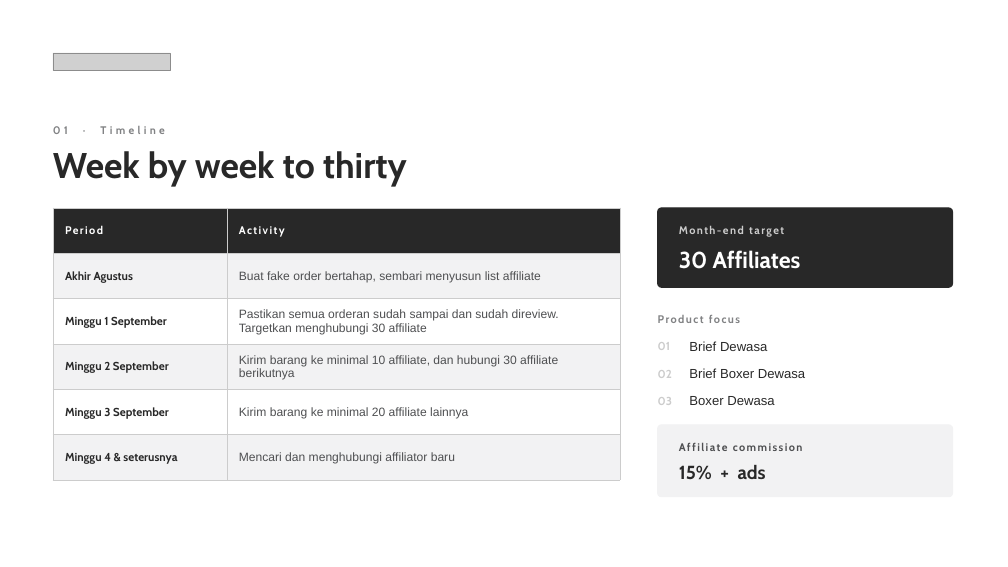
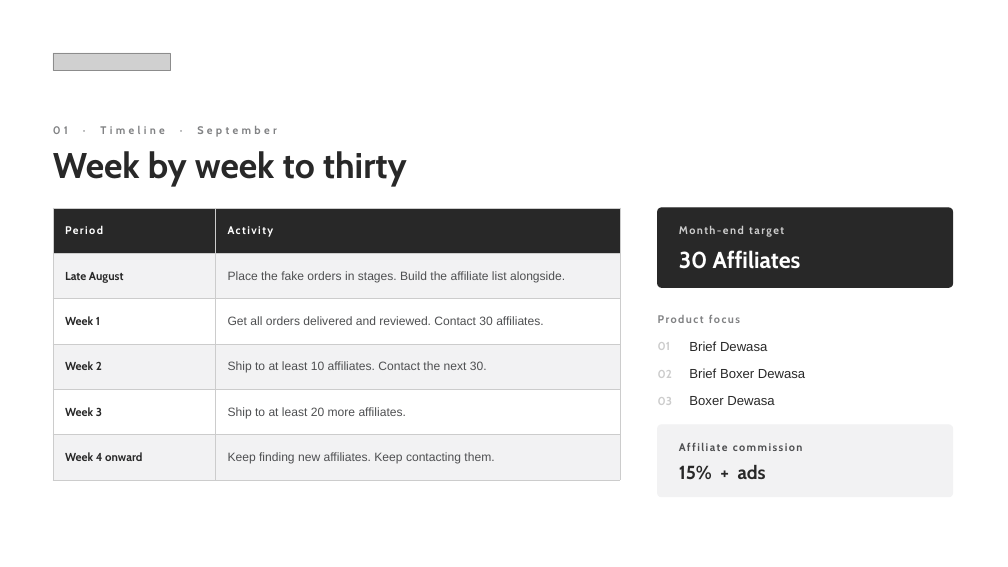
Before and after one commit to aslihabnuri/Dom-Manipulation, a slide deck: slide 2 of toni-black/presentation/ToniBlack_Timeline_Budget.pptx. Drawn at 1008x567 pixels with LibreOffice and Linux fonts; fonts in the diff are those of the drawing; grey boxes stand for pictures. Boxes give left, top, right and bottom in pixels: in the first picture for what was removed or moved away, otherwise in the second. Text is boxed around its words. In the diff, an @@ line names an element or a change of style, - is before the commit and + after.

```diff
--- a/toni-black/presentation/ToniBlack_Timeline_Budget.pptx
+++ b/toni-black/presentation/ToniBlack_Timeline_Budget.pptx
@@ text at <box>53,126,277,137</box>: text changed @@
-01 · Timeline
+01 · Timeline · September
@@ table at <box>53,208,620,468</box> @@
-row 2, column 1: Akhir Agustus
+row 2, column 1: Late August
-row 2, column 2: Buat fake order bertahap, sembari menyusun list affiliate
+row 2, column 2: Place the fake orders in stages. Build the affiliate list alongside.
-row 3, column 1: Minggu 1 September
+row 3, column 1: Week 1
-row 3, column 2: Pastikan semua orderan sudah sampai dan sudah direview. Targetkan menghubungi 30 affiliate
+row 3, column 2: Get all orders delivered and reviewed. Contact 30 affiliates.
-row 4, column 1: Minggu 2 September
+row 4, column 1: Week 2
-row 4, column 2: Kirim barang ke minimal 10 affiliate, dan hubungi 30 affiliate berikutnya
+row 4, column 2: Ship to at least 10 affiliates. Contact the next 30.
-row 5, column 1: Minggu 3 September
+row 5, column 1: Week 3
-row 5, column 2: Kirim barang ke minimal 20 affiliate lainnya
+row 5, column 2: Ship to at least 20 more affiliates.
-row 6, column 1: Minggu 4 & seterusnya
+row 6, column 1: Week 4 onward
-row 6, column 2: Mencari dan menghubungi affiliator baru
+row 6, column 2: Keep finding new affiliates. Keep contacting them.
```
Also in this commit, not shown: 1 other slide changed, 4 other files.
